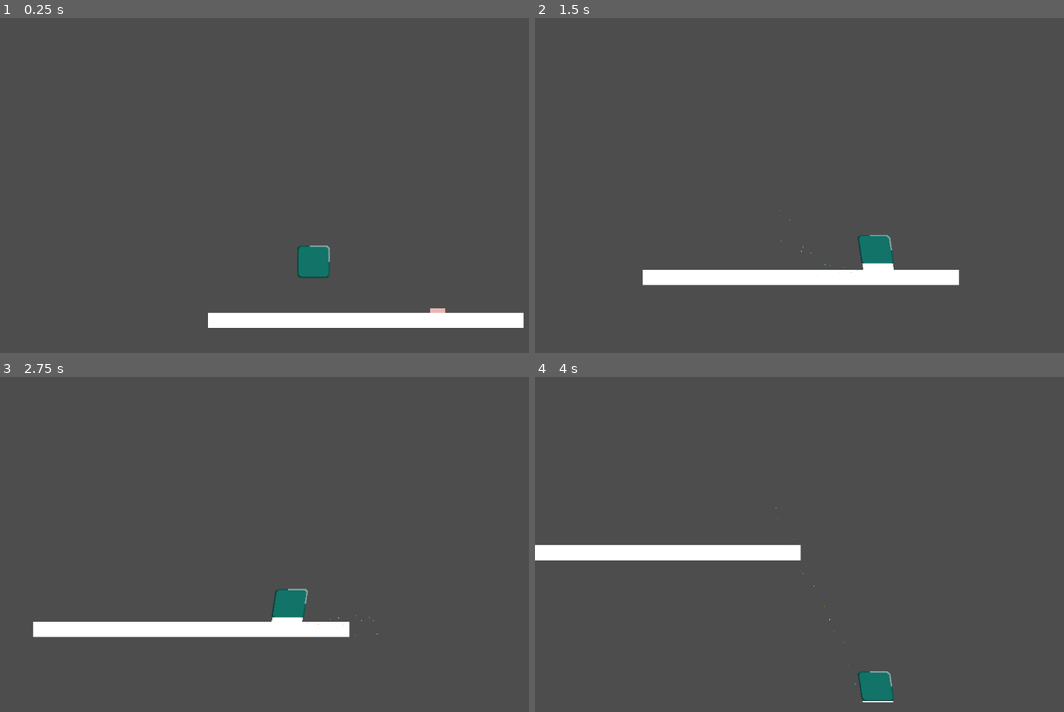
Above: before the commit, frames 1-4 (two rows, left to right).
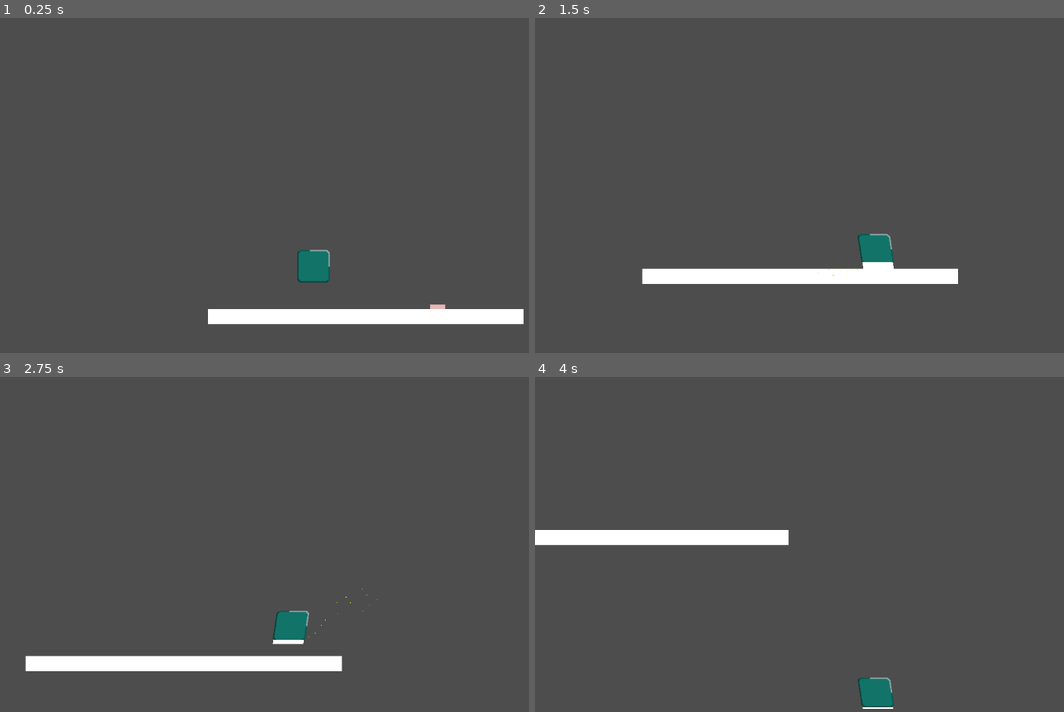
Above: after the commit, the same moments.

Repository: JustinMcKague/grind-set
Game: Godot game, scene res://PackedScenes/testing.tscn
Two runs of this game, one before a commit and one after it. Both use one fixed random seed, a clock stepped at 60 frames per second and the inputs below.
Inputs:
- Up to frame 1 (0.25 s): no input
- Up to frame 2 (1.5 s): hold D (right) from 0.53 s (still down); tap Space (jump) at 0.6, 0.77, 1.07 s; tap E (combine) at 1.35 s
- Up to frame 3 (2.75 s): tap Space (jump) at 1.52, 1.55, 1.82, 2.1 s; release D (right) at 2.03 s; hold A (left) from 2.03 s (still down)
- Up to frame 4 (4 s): release A (left) at 2.78 s; hold D (right) from 2.78 s (still down); tap E (combine) at 2.85 s; tap Space (jump) at 3.02, 3.05, 3.32, 3.6, 3.77 s

The runs differ from the first frame. In frame 1, 1.6% of the frame differs, in the area x 39-99%, y 67-93%; in frame 2, 0.6%; in frame 3, 6.3%, in the area x 4-72%, y 62-88%; in frame 4, 4.8%.

Commit message:
Coyote Time & Jump Buffering
- fixed some bugs related to jumping
- added coyote time
- added jump buffering

Diff:
--- a/grind-set/PackedScenes/player.gd
+++ b/grind-set/PackedScenes/player.gd
@@ -20,17 +20,28 @@
 @onready var collision = $CollisionShape2D
 @onready var sprite = $"Rock Base"
 @onready var slab_parent = $"Rock Base/SlabParent"
+@onready var raycast = $"Rock Base/RayCast2D"
 
 @export var right_particles: GPUParticles2D
 @export var left_particles: GPUParticles2D
 
+var player_height
+
 var slab_prefab = preload("res://PackedScenes/slab.tscn")
 
 var initial_scale: Vector2
 
 var on_slab = false
+@export var can_jump:bool = false
 
 var current_offset
+
+@onready var coyote_timer = $"Coyote Time"
+@onready var buffer = $"Jump Buffer"
+@onready var jump_cd = $"Jump CD"
+
+var max_jumps = 1
+var current_jumps = 0
 
 func _ready() -> void:
 	GameManager.player_ref = self
@@ -40,7 +51,10 @@
 
 func _physics_process(delta: float) -> void:
 	var input_dir: Vector2 = movement()
-
+	if not can_jump:
+		coyote_timer.stop()
+	if Input.is_action_just_pressed("jump") and not is_on_floor() and buffer.is_stopped():
+		buffer.start()
 	if input_dir != Vector2.ZERO:
 		acceleration(input_dir)
 		if is_on_floor():
@@ -53,11 +67,17 @@
 		var tween = sprite.create_tween()
 		tween.tween_property(sprite, "skew", 0, 0.07)
 		is_sliding = false
-	move_and_slide()
-	jump()
+
+	if can_jump and not is_on_floor() and coyote_timer.is_stopped():
+		coyote_timer.start()
+	handle_jump()
 	grind(delta)
 	update_player_height()
-
+	move_and_slide() # MAKE SURE THIS IS BELOW THE JUMP FUNCTION
+	if is_on_floor():
+		coyote_timer.stop()
+		can_jump = true
+		current_jumps = 0
 	if velocity.x == 0:
 		right_particles.emitting = false
 		left_particles.emitting = false
@@ -120,6 +140,7 @@
 	for slab in current_slabs:
 		total_height += slab.height
 
+	player_height = total_height
 	var new_coll_height = initial_coll_height * (total_height / initial_height)
 	collision.shape.size.y = new_coll_height
 	var offset = (initial_coll_height - new_coll_height) / 2
@@ -144,18 +165,28 @@
 func add_friction():
 	velocity = velocity.move_toward(Vector2.ZERO, friction)
 
+func handle_jump():
+	if jump_cd.time_left > 0:
+		pass
+	if Input.is_action_just_pressed("jump") and can_jump and current_jumps < max_jumps:
+		jump_cd.start()
+		can_jump = false
+		jump()
+	else:
+		velocity.y += gravity
+
 func jump():
-	if Input.is_action_just_pressed("jump") and is_on_floor():
-		right_particles.emitting = false
-		left_particles.emitting = false
-		initial_scale = sprite.scale
-		velocity.y = jump_power
-		var tween = create_tween()
-		tween.tween_property(sprite, "scale", sprite.scale * Vector2(1.5, 0.6), 0.025)
-		tween.tween_property(sprite, "scale", sprite.scale * Vector2(0.6, 1.5), 0.15)
-		tween.tween_property(sprite, "scale", initial_scale, 0.1)
-	else:
-		velocity.y += gravity
+	can_jump = false
+	current_jumps += 1
+	coyote_timer.stop()
+	right_particles.emitting = false
+	left_particles.emitting = false
+	initial_scale = sprite.scale
+	velocity.y = jump_power
+	var tween = create_tween()
+	tween.tween_property(sprite, "scale", sprite.scale * Vector2(1.5, 0.6), 0.025)
+	tween.tween_property(sprite, "scale", sprite.scale * Vector2(0.6, 1.5), 0.15)
+	tween.tween_property(sprite, "scale", initial_scale, 0.1)
 
 func _on_area_2d_area_entered(area: Area2D) -> void:
 	if area.is_in_group("Slab"):
@@ -169,3 +200,13 @@
 
 func game_over():
 	print("You lose.")
+
+func _on_coyote_time_timeout() -> void:
+	can_jump = false
+
+func _on_jump_buffer_timeout() -> void:
+	if is_on_floor():
+		jump()
+		buffer.stop()
+	else:
+		buffer.stop()
--- a/grind-set/PackedScenes/player.tscn
+++ b/grind-set/PackedScenes/player.tscn
@@ -54,6 +54,11 @@
 [node name="SlabParent" type="Node2D" parent="CharacterBody2D/Rock Base"]
 position = Vector2(-0.4666682, 7.4505806e-06)
 
+[node name="RayCast2D" type="RayCast2D" parent="CharacterBody2D/Rock Base"]
+position = Vector2(-0.4666682, 7.4505806e-06)
+target_position = Vector2(0, 63)
+collide_with_areas = true
+
 [node name="CollisionShape2D" type="CollisionShape2D" parent="CharacterBody2D"]
 position = Vector2(1, 0)
 shape = SubResource("RectangleShape2D_2h0jo")
@@ -82,5 +87,15 @@
 lifetime = 0.5
 process_material = SubResource("ParticleProcessMaterial_t6iw1")
 
+[node name="Coyote Time" type="Timer" parent="CharacterBody2D"]
+wait_time = 0.15
+
+[node name="Jump Buffer" type="Timer" parent="CharacterBody2D"]
+wait_time = 0.1
+
+[node name="Jump CD" type="Timer" parent="CharacterBody2D"]
+
 [connection signal="area_entered" from="CharacterBody2D/Detection" to="CharacterBody2D" method="_on_area_2d_area_entered"]
 [connection signal="area_exited" from="CharacterBody2D/Detection" to="CharacterBody2D" method="_on_area_2d_area_exited"]
+[connection signal="timeout" from="CharacterBody2D/Coyote Time" to="CharacterBody2D" method="_on_coyote_time_timeout"]
+[connection signal="timeout" from="CharacterBody2D/Jump Buffer" to="CharacterBody2D" method="_on_jump_buffer_timeout"]
--- a/grind-set/PackedScenes/testing.tscn
+++ b/grind-set/PackedScenes/testing.tscn
@@ -10,9 +10,9 @@
 
 [node name="Test Scene" type="Node2D"]
 
-[node name="StaticBody2D" type="StaticBody2D" parent="."]
+[node name="StaticBody2D" type="StaticBody2D" parent="." groups=["Ground"]]
 
-[node name="CollisionShape2D" type="CollisionShape2D" parent="StaticBody2D"]
+[node name="CollisionShape2D" type="CollisionShape2D" parent="StaticBody2D" groups=["Ground"]]
 position = Vector2(575.5, 538)
 shape = SubResource("RectangleShape2D_20fb8")
 
--- /dev/null
+++ b/grind-set/level_manager.gd
@@ -0,0 +1,4 @@
+extends Node2D
+
+func restart_level():
+	get_tree().reload_current_scene()
--- /dev/null
+++ b/grind-set/level_manager.tscn
@@ -0,0 +1,6 @@
+[gd_scene load_steps=2 format=3 uid="uid://dwkr0tnyf36ff"]
+
+[ext_resource type="Script" uid="uid://225mc8ai3igd" path="res://level_manager.gd" id="1_fvluo"]
+
+[node name="Level Manager" type="Node2D"]
+script = ExtResource("1_fvluo")
Not shown, added: grind-set/level_manager.gd.uid
